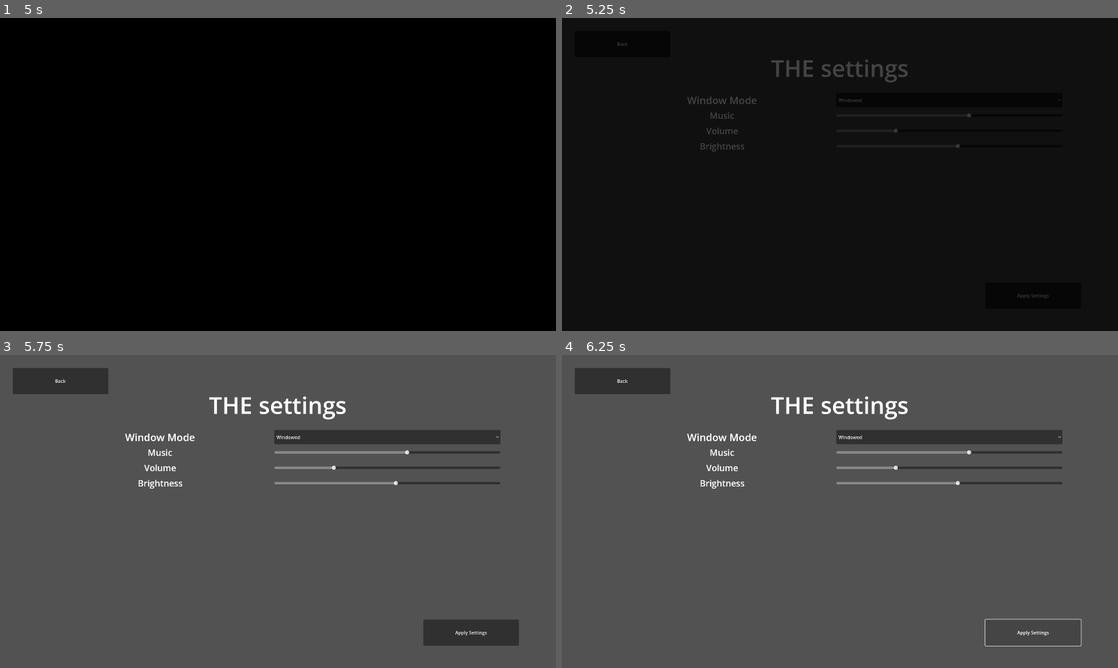
Above: before the commit, frames 1-4 (two rows, left to right).
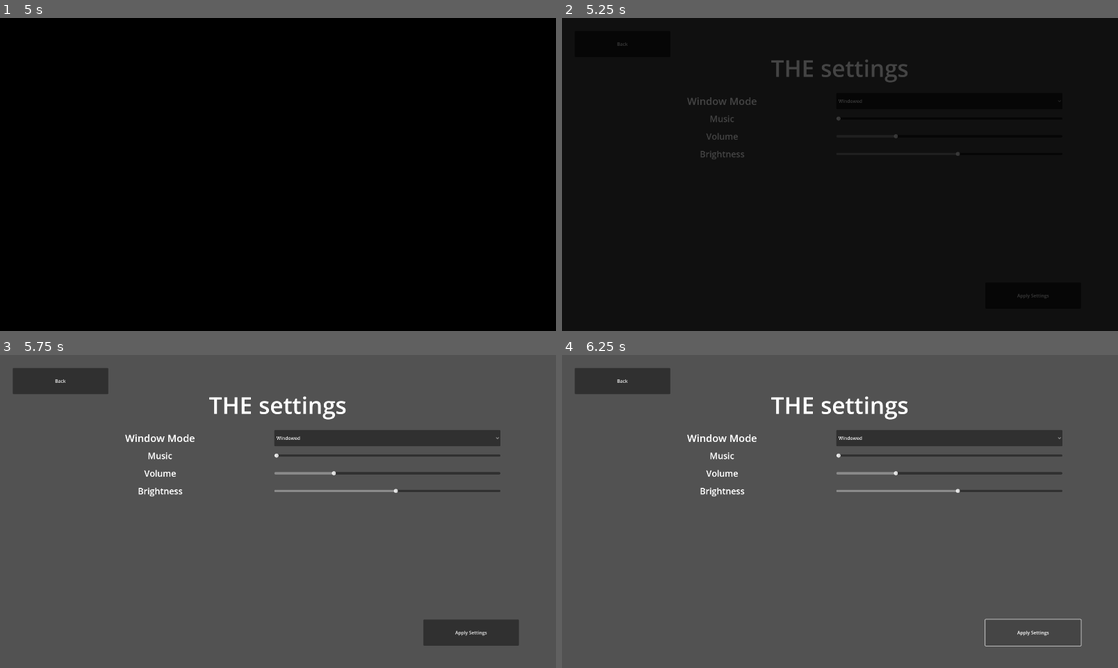
Above: after the commit, the same moments.

Repository: TomkoSK/Layers
Game: Godot game, scene res://Scenes/Settings.tscn
Same seed, same stepped clock (60 frames per second), same inputs: the game is played once before the commit and once after it. This scene is started directly instead of the project's main scene. Video files are missing from this copy of the repository; at most half a second of black plays in their place. Sound files missing from this copy of the repository are replaced by a short silence.
Inputs (mouse positions are in pixels of both pictures, inside the frame that each line leads up to):
- Up to frame 1 (5 s): click (300, 174) at 0.5 s; click (494, 130) at 1.25 s; click (494, 130) at 2 s; click (494, 177) at 2.75 s; click (494, 177) at 3.5 s; click (55, 174) at 4.25 s
- Up to frame 2 (5.25 s): click (862, 174) at 5.02 s
- Up to frame 3 (5.75 s): no input
- Up to frame 4 (6.25 s): click "Apply Settings" at 5.75 s

Frame 1 is identical in both runs. In frame 2, 0.4% of the frame differs, in the area x 22-90%, y 25-46%; in frame 3, 2.5%; in frame 4, 2.5%.

Commit message:
Added Backlog and Main Menu buttons
Backlog and Main Menu buttons will show up in most of the gameplay scenes
its just that almost no gameplay scenes are added yet lol.
OptionsButton.tscn was renamed to UIButtons.tscn, the UIButtons.gd script
manages all the UI buttons, they can be hidden and shown from any other
scene

Diff:
--- a/Scenes/Settings.tscn
+++ b/Scenes/Settings.tscn
@@ -26,7 +26,7 @@
 offset_left = 163.0
 offset_top = 259.0
 offset_right = 1728.0
-offset_bottom = 467.0
+offset_bottom = 498.0
 
 [node name="WindowMode" type="HBoxContainer" parent="VBoxContainer"]
 layout_mode = 2
--- a/Scripts/MainMenu.gd
+++ b/Scripts/MainMenu.gd
@@ -1,7 +1,8 @@
 extends Node2D
 
 func _ready():
-	var settings = SettingsFile.load_settings() # Creates a setting instance
+	UIButtons.set_visibility("ui", false)#Hides the UI buttons
+	var settings = SettingsFile.load_settings() #Loads the settings from the saved file
 	GlobalWorldEnvironment.environment.adjustment_brightness = settings.brightness#This sets the brightness to the settings value
 	AudioServer.set_bus_volume_db(1, linear_to_db(settings.music))
 	AudioServer.set_bus_volume_db(2, linear_to_db(settings.level))
--- a/Scripts/PrologueScene.gd
+++ b/Scripts/PrologueScene.gd
@@ -1,7 +1,7 @@
 extends Node
 
 func _ready():
-	print(linear_to_db(0.01))
+	UIButtons.set_visibility("ui", false)
 	for line in dialogue:
 		var listToAppend = [line[1], line[0]]
 		formattedDialogue.append(listToAppend)
--- a/Scripts/Settings.gd
+++ b/Scripts/Settings.gd
@@ -5,6 +5,7 @@
 var settings
 
 func _ready():
+	UIButtons.set_visibility("ui", false)
 	settings = SettingsFile.load_settings()
 	var windowMode = DisplayServer.window_get_mode()
 	if(windowMode == 0 or windowMode == 1 or windowMode == 2):#All the windowed modes
--- a/UIButtons/OptionsButton.gd
+++ /dev/null
@@ -1,26 +0,0 @@
-extends Node2D
-
-var scenesToHideButtonIn
-var hiding = true
-
-func _ready():
-	self.hide()#button starts hidden since the game starts on the main menu
-	scenesToHideButtonIn = ["res://BlackScene.tscn", "res://Scenes/Backlog.tscn", "res://Scenes/MainMenu.tscn", "res://Scenes/Settings.tscn", "res://Scenes/PrologueScene.tscn"]
-	self.z_index = 2
-	$Timer.start()
-
-func _on_button_pressed():
-	SceneManager.openSettings()
-
-
-func _on_timer_timeout():
-	var scene = get_tree().current_scene
-	if(scene != null):#happens when switching scenes
-		if(hiding):
-			if(!scenesToHideButtonIn.has(scene.scene_file_path)):
-				self.show()
-				hiding = false
-		if(!hiding):
-			if(scenesToHideButtonIn.has(scene.scene_file_path)):
-				self.hide()
-				hiding = true
--- a/UIButtons/OptionsButton.tscn
+++ /dev/null
@@ -1,18 +0,0 @@
-[gd_scene load_steps=2 format=3 uid="uid://ngr60hc74d7b"]
-
-[ext_resource type="Script" path="res://UIButtons/OptionsButton.gd" id="1_qxcdk"]
-
-[node name="OptionsButton" type="Node2D"]
-script = ExtResource("1_qxcdk")
-
-[node name="Button" type="Button" parent="."]
-offset_left = 1737.0
-offset_right = 1857.0
-offset_bottom = 120.0
-text = "OPTIONS"
-
-[node name="Timer" type="Timer" parent="."]
-wait_time = 0.06
-
-[connection signal="pressed" from="Button" to="." method="_on_button_pressed"]
-[connection signal="timeout" from="Timer" to="." method="_on_timer_timeout"]
--- /dev/null
+++ b/UIButtons/UIButtons.gd
@@ -0,0 +1,37 @@
+extends Node2D
+
+func _ready():
+	self.z_index = 2
+
+func set_visibility(buttonName : String, setVisible : bool):
+	if(buttonName == "ui"):
+		if(setVisible):
+			self.show()
+		else:
+			self.hide()
+	elif(buttonName == "options"):
+		if(setVisible):
+			$Options.show()
+		else:
+			$Options.hide()
+	elif(buttonName == "backlog"):
+		if(setVisible):
+			$Backlog.show()
+		else:
+			$Backlog.hide()
+	elif(buttonName == "main_menu"):
+		if(setVisible):
+			$MainMenu.show()
+		else:
+			$MainMenu.hide()
+	else:
+		print("[WARNING]",buttonName," was passed into ui buttons set visibility function")
+
+func _on_options_pressed():
+	SceneManager.openSettings()
+
+func _on_main_menu_pressed():
+	SceneManager.changeScene("res://Scenes/MainMenu.tscn")
+
+func _on_backlog_pressed():
+	Backlog.show()
--- /dev/null
+++ b/UIButtons/UIButtons.tscn
@@ -0,0 +1,28 @@
+[gd_scene load_steps=2 format=3 uid="uid://ngr60hc74d7b"]
+
+[ext_resource type="Script" path="res://UIButtons/UIButtons.gd" id="1_bqkji"]
+
+[node name="OptionsButton" type="Node2D"]
+script = ExtResource("1_bqkji")
+
+[node name="Backlog" type="Button" parent="."]
+offset_left = 1477.0
+offset_right = 1597.0
+offset_bottom = 120.0
+text = "BACKLOG"
+
+[node name="MainMenu" type="Button" parent="."]
+offset_left = 1607.0
+offset_right = 1727.0
+offset_bottom = 120.0
+text = "MAIN MENU"
+
+[node name="Options" type="Button" parent="."]
+offset_left = 1737.0
+offset_right = 1857.0
+offset_bottom = 120.0
+text = "OPTIONS"
+
+[connection signal="pressed" from="Backlog" to="." method="_on_backlog_pressed"]
+[connection signal="pressed" from="MainMenu" to="." method="_on_main_menu_pressed"]
+[connection signal="pressed" from="Options" to="." method="_on_options_pressed"]
--- a/project.godot
+++ b/project.godot
@@ -19,7 +19,7 @@
 
 DialoguePlayer="*res://Scenes/DialoguePlayer.tscn"
 SceneManager="*res://Scenes/SceneManager.tscn"
-OptionsButton="*res://UIButtons/OptionsButton.tscn"
+UIButtons="*res://UIButtons/UIButtons.tscn"
 MenuMusicPlayer="*res://Scenes/MenuMusicPlayer.tscn"
 GlobalWorldEnvironment="*res://Scenes/WorldEnvironment.tscn"
 SettingsFile="*res://Scripts/SettingsFile.gd"
--- a/settings.tres
+++ b/settings.tres
@@ -4,6 +4,6 @@
 
 [resource]
 script = ExtResource("1_2nwa2")
-music = 0.59
+music = 0.0
 level = 0.26
 brightness = 1.07
Not shown, removed: -Stasis-.wav.import
Not shown, changed: -Stasis-.wav
